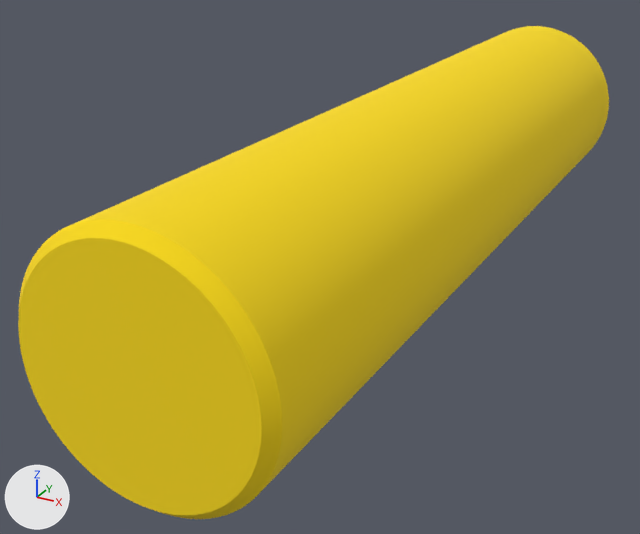
Two versions of the OBJ model assets/factory/mesh/factory_insertion/factory_round_peg_12mm_loose.obj, one commit apart.
Rendered twice from a camera (50 mm lens) standing at (0.0192, -0.0709, 0.0166) and looking at (-0.0037, -0.0292, -0.0042). Every picture has the same lights, and +X, +Y and +Z are marked at lower left. Where no turn or scale is listed for an object, it has been applied to the vertices.

Before the edit, the objects in view are built like this:
```python
me_mesh0 = bpy.data.meshes.new('mesh0')
me_mesh0.from_pydata(...)  # 145 vertices, 144 faces; spans x -0.00549..0.00549, y -0.05, z -0.00549..0.00549
me_mesh0.materials.append(mat_0_980392_0_713725_0_003922_0_000000_0_000000)  # yellow #fddc0d
me_mesh1 = bpy.data.meshes.new('mesh1')
me_mesh1.from_pydata(...)  # 288 vertices, 288 faces; spans x -0.00599..0.00599, y -0.05..-0.0495, z -0.00599..0.00599
me_mesh1.materials.append(mat_0_980392_0_713725_0_003922_0_000000_0_000000)  # yellow #fddc0d
me_mesh2 = bpy.data.meshes.new('mesh2')
me_mesh2.from_pydata(...)  # 288 vertices, 288 faces; spans x -0.006..0.006, y -0.0495..-0.0005, z -0.006..0.006
me_mesh2.materials.append(mat_0_980392_0_713725_0_003922_0_000000_0_000000)  # yellow #fddc0d
ob_mesh0 = bpy.data.objects.new('mesh0', me_mesh0)
ob_mesh0.location = (0.0, 0.0, 0.0)
ob_mesh1 = bpy.data.objects.new('mesh1', me_mesh1)
ob_mesh1.location = (0.0, 0.0, 0.0)
ob_mesh2 = bpy.data.objects.new('mesh2', me_mesh2)
ob_mesh2.location = (0.0, 0.0, 0.0)
```
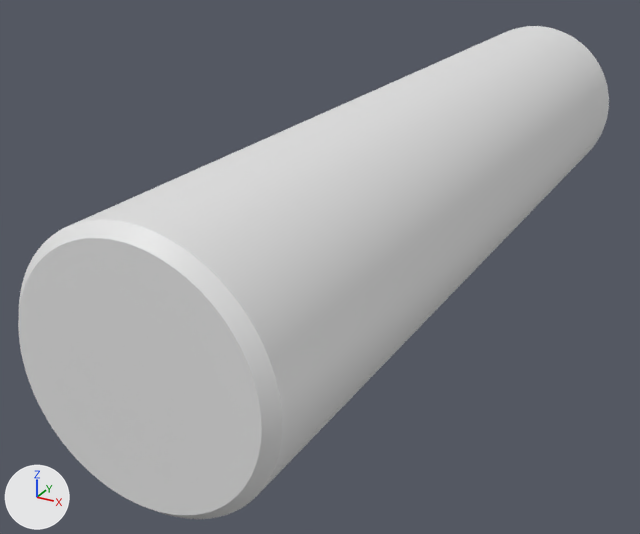
Diff of the bpy script that builds the scene:
```diff
--- a/assets/factory/mesh/factory_insertion/factory_round_peg_12mm_loose.obj.py
+++ b/assets/factory/mesh/factory_insertion/factory_round_peg_12mm_loose.obj.py
@@ me_mesh0 @@
 me_mesh0.from_pydata(...)  # 145 vertices, 144 faces; spans x -0.00549..0.00549, y -0.05, z -0.00549..0.00549
-me_mesh0.materials.append(mat_0_980392_0_713725_0_003922_0_000000_0_000000)  # yellow #fddc0d
@@ me_mesh1 @@
 me_mesh1.from_pydata(...)  # 288 vertices, 288 faces; spans x -0.00599..0.00599, y -0.05..-0.0495, z -0.00599..0.00599
-me_mesh1.materials.append(mat_0_980392_0_713725_0_003922_0_000000_0_000000)  # yellow #fddc0d
@@ me_mesh2 @@
 me_mesh2.from_pydata(...)  # 288 vertices, 288 faces; spans x -0.006..0.006, y -0.0495..-0.0005, z -0.006..0.006
-me_mesh2.materials.append(mat_0_980392_0_713725_0_003922_0_000000_0_000000)  # yellow #fddc0d
```

Boxes [x1, y1, x2, y2] around the edits, measured in the pictures (640 x 534 px):
'mesh2', recoloured (yellow to white)
    both: [69, 26, 609, 490]
'mesh0', recoloured (yellow to grey)
    both: [18, 238, 262, 515]
'mesh1', recoloured (yellow to white)
    both: [19, 219, 282, 519]
